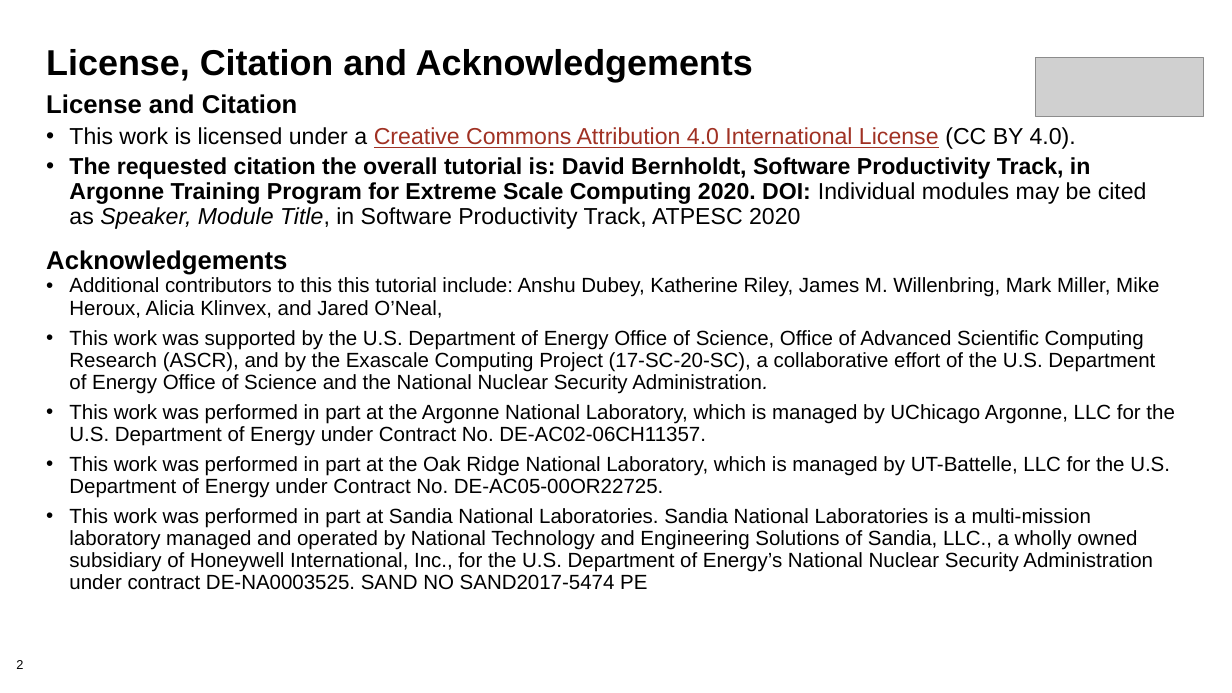
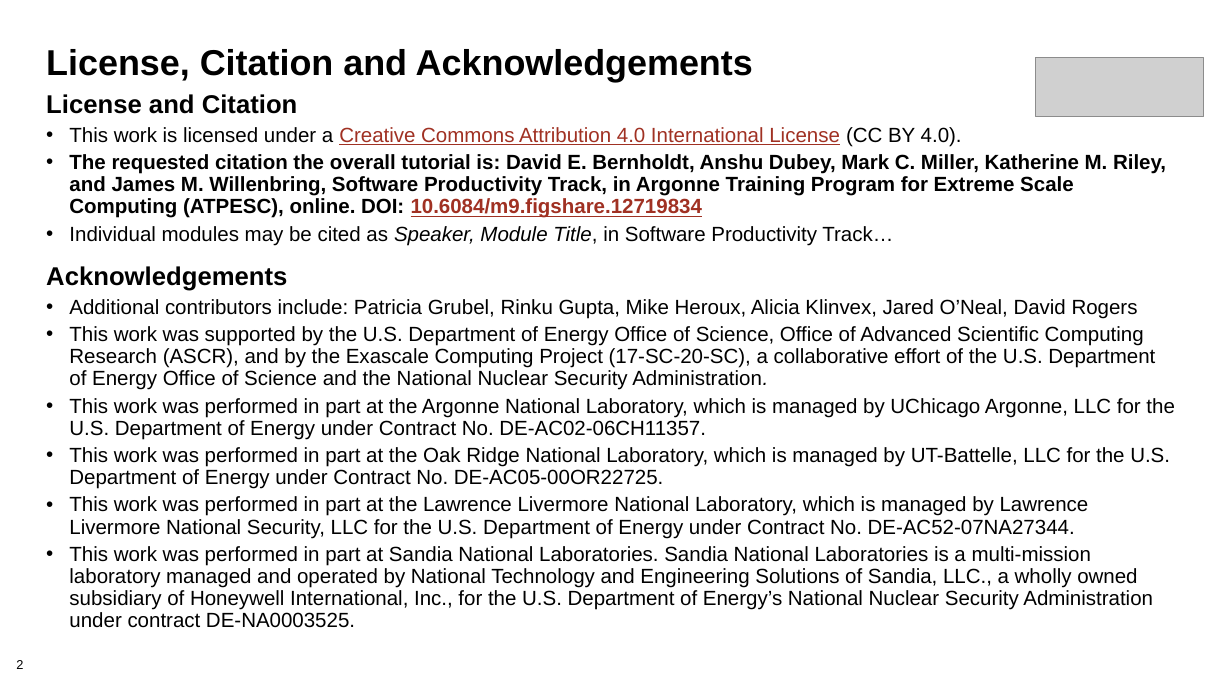
Before and after one commit to betterscientificsoftware/bssw-tutorial, a slide deck: slide 2 of presentations/05-testing.pptx. Drawn at 1232x693 pixels with LibreOffice and Linux fonts; fonts in the diff are those of the drawing; grey boxes stand for pictures; background and template pictures are left out. Boxes give left, top, right and bottom in pixels: in the first picture for what was removed or moved away, otherwise in the second. Text is boxed around its words. In the diff, an @@ line names an element or a change of style, - is before the commit and + after.

Commit message:
Update Anshu's slides

```diff
--- a/presentations/05-testing.pptx
+++ b/presentations/05-testing.pptx
@@ text at <box>69,127,1174,489</box>: size 18 to 16 pt in "This work is licensed under a Creative ..."; less space between paragraphs @@
@@ text at <box>69,154,1166,246</box>: text changed; size 18 to 16 pt @@
-• The requested citation the overall tutorial is: David Bernholdt, Software Productivity Track, in Argonne Training Program for Extreme Scale Computing 2020. DOI: Individual modules may be cited as Speaker, Module Title, in Software Productivity Track, ATPESC 2020
+• The requested citation the overall tutorial is: David E. Bernholdt, Anshu Dubey, Mark C. Miller, Katherine M. Riley, and James M. Willenbring, Software Productivity Track, in Argonne Training Program for Extreme Scale Computing (ATPESC), online. DOI: 10.6084/m9.figshare.12719834
+• Individual modules may be cited as Speaker, Module Title, in Software Productivity Track…
@@ text at <box>69,299,1138,319</box>: text changed @@
-• Additional contributors to this this tutorial include: Anshu Dubey, Katherine Riley, James M. Willenbring, Mark Miller, Mike Heroux, Alicia Klinvex, and Jared O’Neal,
+• Additional contributors include: Patricia Grubel, Rinku Gupta, Mike Heroux, Alicia Klinvex, Jared O’Neal, David Rogers
@@ text at <box>69,496,1153,628</box>: text changed @@
-• This work was performed in part at Sandia National Laboratories. Sandia National Laboratories is a multi-mission laboratory managed and operated by National Technology and Engineering Solutions of Sandia, LLC., a wholly owned subsidiary of Honeywell International, Inc., for the U.S. Department of Energy’s National Nuclear Security Administration under contract DE-NA0003525. SAND NO SAND2017-5474 PE
+• This work was performed in part at the Lawrence Livermore National Laboratory, which is managed by Lawrence Livermore National Security, LLC for the U.S. Department of Energy under Contract No. DE-AC52-07NA27344.
+• This work was performed in part at Sandia National Laboratories. Sandia National Laboratories is a multi-mission laboratory managed and operated by National Technology and Engineering Solutions of Sandia, LLC., a wholly owned subsidiary of Honeywell International, Inc., for the U.S. Department of Energy’s National Nuclear Security Administration under contract DE-NA0003525.
```
Also in this commit, not shown: 2 other slides changed, 1 slide removed, 1 other file.
